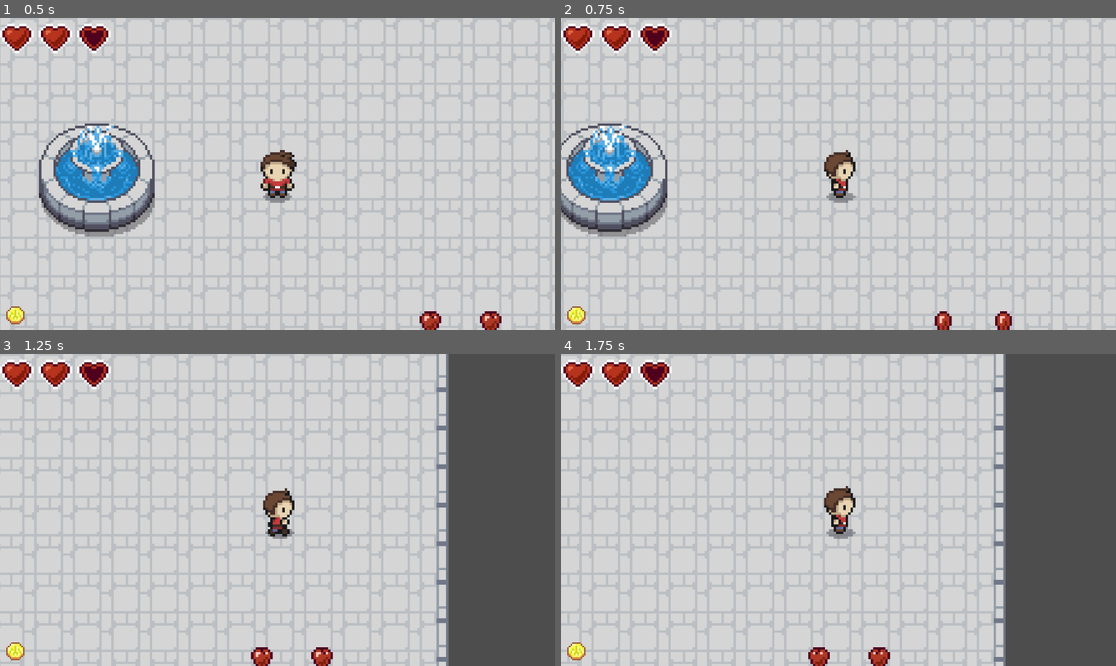
Above: before the commit, frames 1-4 (two rows, left to right).
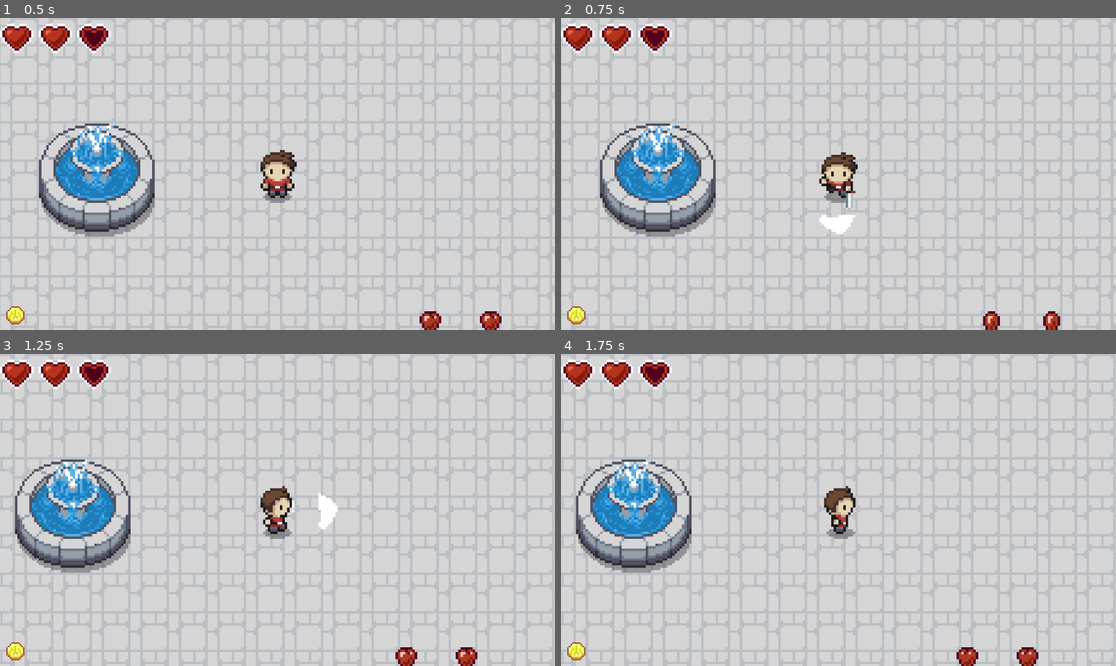
Above: after the commit, the same moments.

Repository: owenreal/game-design-1
Game: Godot game, scene res://td_world_1.tscn
Two runs of this game, one before a commit and one after it. Both use one fixed random seed, a clock stepped at 60 frames per second and the inputs below. The project has no main scene, so this scene is started directly.
Inputs (mouse positions are in pixels of both pictures, inside the frame that each line leads up to):
- Up to frame 1 (0.5 s): no input
- Up to frame 2 (0.75 s): tap Enter (ui_accept) at 0.5, 0.6 s; move the mouse to (960, 158) at 0.52 s; hold Right (ui_right) from 0.53 s (still down); click (960, 158) at 0.67 s
- Up to frame 3 (1.25 s): keep holding Right (ui_right); tap Enter (ui_accept) at 0.77, 1.07 s
- Up to frame 4 (1.75 s): release Right (ui_right) at 1.25 s; drag from (727, 525) to (821, 659) at 1.27 s

Frame 1 is identical in both runs. In frame 2, 33% of the frame differs, in the area x 0-100%, y 0-100%; in frame 3, 45%; in frame 4, 45%.

Commit message:
11/6 attacks system almost

Diff:
--- /dev/null
+++ b/game-design-1/entities/attacks/slash.gd
@@ -0,0 +1,18 @@
+extends Area2D
+
+var damage = 10
+var knockback = 128.0
+var anim_life = 0.2
+
+func _process(delta: float) -> void:
+	anim_life -= delta
+	if anim_life <=0:
+		queue_free()
+		return
+
+	for enemy in get_tree().get_nodes_in_group("Enemy"):
+		if self.overlaps_body(enemy):
+			enemy.take_damage(damage, self)
+			var dist = (enemy.global_position-self.global_position)
+			enemy.inertia = dist.normalized() * knockback
+	pass
--- /dev/null
+++ b/game-design-1/entities/attacks/slash.tscn
@@ -0,0 +1,16 @@
+[gd_scene load_steps=4 format=3 uid="uid://rly4a1mys21y"]
+
+[ext_resource type="Script" path="res://entities/attacks/slash.gd" id="1_6uffs"]
+[ext_resource type="Texture2D" uid="uid://di6s5ceqy8v1i" path="res://Assets/Sprites/Slash.png" id="2_oouyp"]
+
+[sub_resource type="CircleShape2D" id="CircleShape2D_ugice"]
+radius = 8.5
+
+[node name="slash" type="Area2D" groups=["Slash"]]
+script = ExtResource("1_6uffs")
+
+[node name="Sprite2D" type="Sprite2D" parent="."]
+texture = ExtResource("2_oouyp")
+
+[node name="CollisionShape2D" type="CollisionShape2D" parent="."]
+shape = SubResource("CircleShape2D_ugice")
--- a/game-design-1/player_hud.gd
+++ b/game-design-1/player_hud.gd
@@ -28,6 +28,8 @@
 	var full_hearts = floor(p_health / 20)
 	var remainder = int(p_health) % 20
 
+	var p_money = player.data.money
+
 	for heart in hearts.get_children():
 		var index = heart.get_index()
 		var x = (index % HEART_ROW_SIZE) * HEART_OFFSET
--- a/game-design-1/td_player.gd
+++ b/game-design-1/td_player.gd
@@ -14,6 +14,31 @@
 
 var inertia = Vector2()
 var look_direction = Vector2.DOWN  # Vector2(0,1)
+var attack_direction = look_direction
+var animation_lock = 0.0 # lock player in attack anim
+var damage_lock = 0.0
+var charge_time = 2.5
+var charge_start_time = 0.0
+
+var slash_scene = preload("res://entities/attacks/slash.tscn")
+
+func get_direction_name():
+	return ["right", "down", "left", "up"][
+		int(round(look_direction.angle() * 2 / PI)) % 4
+	]
+
+func attack():
+	data.state = STATES.ATTACKING
+	var dir_name = get_direction_name()
+	if dir_name == "left":
+		$AnimatedSprite2D.flip_h = 0
+	$AnimatedSprite2D.play("swipe_" + dir_name)
+	attack_direction = look_direction
+	var slash = slash_scene.instantiate()
+	slash.position = attack_direction * 20.0
+	slash.rotation = Vector2().angle_to_point(-attack_direction)
+	add_child(slash)
+	animation_lock = 0.2
 
 @onready var p_HUD = get_tree().get_first_node_in_group("HUD")
 
@@ -28,26 +53,37 @@
 	data.money += value
 
 func _physics_process(delta: float) -> void:
-	var direction = Vector2(
-		Input.get_axis("ui_left", "ui_right"),
-		Input.get_axis("ui_up", "ui_down")
-	)
-	if direction.length() > 0:
-		look_direction = direction
-		# Scale to 1 to prevent speed boost from diagonals
-		direction = direction.normalized()
-		velocity  = direction * SPEED
-	else:
-		velocity = velocity.move_toward(Vector2.ZERO, SPEED)
-	velocity += inertia
-	update_animation(direction)
-	move_and_slide()
-	inertia = inertia.move_toward(Vector2.ZERO, delta * 1000.0)
+	animation_lock = max(animation_lock-delta, 0.0)
+	damage_lock = max(damage_lock-delta, 0.0)
 
+	if animation_lock == 0.0 and data.state != STATES.DEAD:
+		if data.state != STATES.CHARGING:
+			data.state = STATES.IDLE
+
+		var direction = Vector2(
+			Input.get_axis("ui_left", "ui_right"),
+			Input.get_axis("ui_up", "ui_down")
+		)
+		if direction.length() > 0:
+			look_direction = direction
+			# Scale to 1 to prevent speed boost from diagonals
+			direction = direction.normalized()
+			velocity  = direction * SPEED
+		else:
+			velocity = velocity.move_toward(Vector2.ZERO, SPEED)
+		velocity += inertia
+		update_animation(direction)
+		move_and_slide()
+		inertia = inertia.move_toward(Vector2.ZERO, delta * 1000.0)
+
+	if data.state != STATES.DEAD:
+		if Input.is_action_just_pressed("ui_accept"):
+			attack()
+			# charge timer/state here
 	if Input.is_action_just_pressed("ui_cancel"):
 		$Camera2D/pause_menu.show()
 		get_tree().paused = true
-
+	pass
 
 func update_animation(direction):
 	var a_name = "idle_"
--- a/game-design-1/td_world_1.tscn
+++ b/game-design-1/td_world_1.tscn
@@ -1,8 +1,9 @@
-[gd_scene load_steps=4 format=4 uid="uid://c60oanhlkokeh"]
+[gd_scene load_steps=5 format=4 uid="uid://c60oanhlkokeh"]
 
 [ext_resource type="TileSet" uid="uid://d1g4hp8sm65go" path="res://Assets/tilesets/td_world_1.tres" id="1_sxt6e"]
 [ext_resource type="PackedScene" uid="uid://bv4ekiiyw3kdo" path="res://td_player.tscn" id="2_boee2"]
 [ext_resource type="PackedScene" uid="uid://dd74104st63b6" path="res://entities/items/mini_heart.tscn" id="3_tk0ql"]
+[ext_resource type="PackedScene" uid="uid://dxqgrt1o3wem" path="res://entities/items/mini_coin.tscn" id="4_xcsmn"]
 
 [node name="td_world1" type="Node2D"]
 
@@ -28,3 +29,12 @@
 
 [node name="mini_heart4" parent="." instance=ExtResource("3_tk0ql")]
 position = Vector2(92, 75)
+
+[node name="mini_coin" parent="." instance=ExtResource("4_xcsmn")]
+position = Vector2(1, 99)
+
+[node name="mini_coin2" parent="." instance=ExtResource("4_xcsmn")]
+position = Vector2(-54, 98)
+
+[node name="mini_coin3" parent="." instance=ExtResource("4_xcsmn")]
+position = Vector2(-109, 99)
